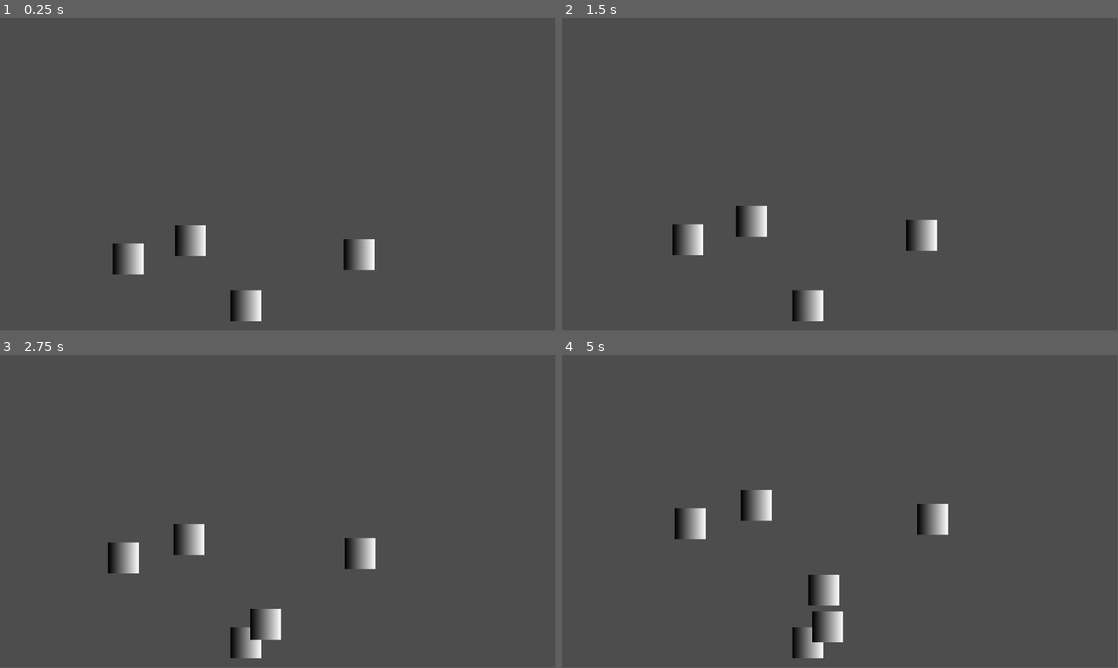
Above: before the commit, frames 1-4 (two rows, left to right).
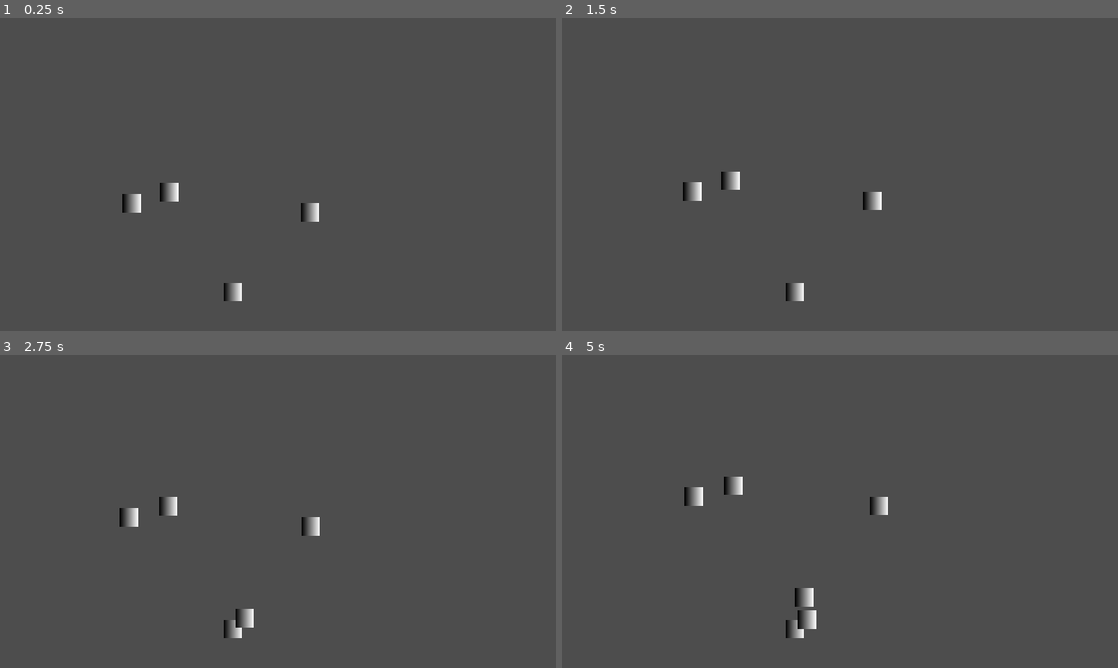
Above: after the commit, the same moments.

Repository: The-breakbar/Blub-Blub-Pop
Game: Godot game, scene res://scenes/main.tscn
The game is run twice, just before and just after one commit, with the same random seed, the same clock (stepped at 60 frames per second) and the same inputs.
Inputs:
- Up to frame 1 (0.25 s): no input
- Up to frame 2 (1.5 s): no input
- Up to frame 3 (2.75 s): no input
- Up to frame 4 (5 s): tap F1 (toggle_fullscreen, bound only after the commit) at 4.15 s
The window is 799x449 before the commit and 800x450 after it. Grey fills any space a smaller window leaves; there, only what the larger window draws over its background counts as a difference.

The runs differ from the first frame. In frame 1, 2.4% of the frame differs, in the area x 20-68%, y 52-97%; in frame 2, 2.4%; in frame 3, 2.9%; in frame 4, 3.4%, in the area x 20-70%, y 38-97%.

Commit message:
added simple controls

Diff:
--- a/project.godot
+++ b/project.godot
@@ -18,6 +18,27 @@
 
 Global="*res://scripts/global.gd"
 
+[display]
+
+window/size/viewport_width=1920
+window/size/viewport_height=1080
+window/size/mode=4
+window/stretch/mode="canvas_items"
+window/stretch/aspect="expand"
+
+[input]
+
+toggle_fullscreen={
+"deadzone": 0.5,
+"events": [Object(InputEventKey,"resource_local_to_scene":false,"resource_name":"","device":0,"window_id":0,"alt_pressed":false,"shift_pressed":false,"ctrl_pressed":false,"meta_pressed":false,"pressed":false,"keycode":4194332,"physical_keycode":0,"key_label":0,"unicode":0,"location":0,"echo":false,"script":null)
+]
+}
+quit={
+"deadzone": 0.5,
+"events": [Object(InputEventKey,"resource_local_to_scene":false,"resource_name":"","device":-1,"window_id":0,"alt_pressed":false,"shift_pressed":false,"ctrl_pressed":false,"meta_pressed":false,"pressed":false,"keycode":4194305,"physical_keycode":0,"key_label":0,"unicode":0,"location":0,"echo":false,"script":null)
+]
+}
+
 [rendering]
 
 renderer/rendering_method="gl_compatibility"
--- a/scenes/main.tscn
+++ b/scenes/main.tscn
@@ -1,23 +1,26 @@
-[gd_scene load_steps=3 format=3 uid="uid://bbhc2k7e5tt25"]
+[gd_scene load_steps=4 format=3 uid="uid://bbhc2k7e5tt25"]
 
 [ext_resource type="PackedScene" uid="uid://bp58lhmflaeps" path="res://scenes/bubble.tscn" id="1_6874e"]
+[ext_resource type="Script" path="res://scripts/main.gd" id="1_fyovj"]
 [ext_resource type="PackedScene" uid="uid://348v1ud6tw8v" path="res://scenes/bubble_spawner.tscn" id="2_0oukj"]
 
 [node name="main" type="Node"]
+script = ExtResource("1_fyovj")
+start_windowed = true
 
 [node name="game" type="Node2D" parent="."]
 
 [node name="bubble" parent="game" instance=ExtResource("1_6874e")]
-position = Vector2(281, 537)
+position = Vector2(470, 676)
 
 [node name="bubble2" parent="game" instance=ExtResource("1_6874e")]
-position = Vector2(415, 499)
+position = Vector2(604, 638)
 
 [node name="bubble3" parent="game" instance=ExtResource("1_6874e")]
-position = Vector2(764, 528)
+position = Vector2(1090, 708)
 
 [node name="Node2D" parent="game" instance=ExtResource("2_0oukj")]
-position = Vector2(510, 597)
+position = Vector2(804, 946)
 spawn_time = 2.456
 x_offset = 81.531
 
--- a/scripts/bubble.gd
+++ b/scripts/bubble.gd
@@ -27,6 +27,11 @@
 	# Change the horizontal velocity based on a sine wave
 	linear_velocity.x = jiggle_width * sin(jiggle_speed * time)
 
+	# Delete the bubble if it goes off the screen
+	# Make sure to use the screen position (with get_global_transform_with_canvas())
+	if get_global_transform_with_canvas().origin.y < -100:
+		queue_free()
+
 func _integrate_forces(state):
 	# Clamp the vertical velocity
 	var y_speed = min(abs(max_y_speed), abs(state.linear_velocity.y))
--- /dev/null
+++ b/scripts/main.gd
@@ -0,0 +1,23 @@
+extends Node
+
+@export var start_windowed: bool = false
+
+func _ready():
+	if start_windowed:
+		set_fullscreen(false)
+
+func set_fullscreen(fullscreen: bool):
+	if fullscreen:
+		DisplayServer.window_set_mode(DisplayServer.WINDOW_MODE_EXCLUSIVE_FULLSCREEN)
+	else:
+		DisplayServer.window_set_mode(DisplayServer.WINDOW_MODE_WINDOWED)
+		# change window size to 720p
+		DisplayServer.window_set_size(Vector2(1280, 720))
+
+func _input(event):
+	if event.is_action_pressed("toggle_fullscreen"):
+		var fullscreen = DisplayServer.window_get_mode() == DisplayServer.WINDOW_MODE_EXCLUSIVE_FULLSCREEN
+		set_fullscreen(not fullscreen)
+
+	if event.is_action_pressed("quit"):
+		get_tree().quit()
